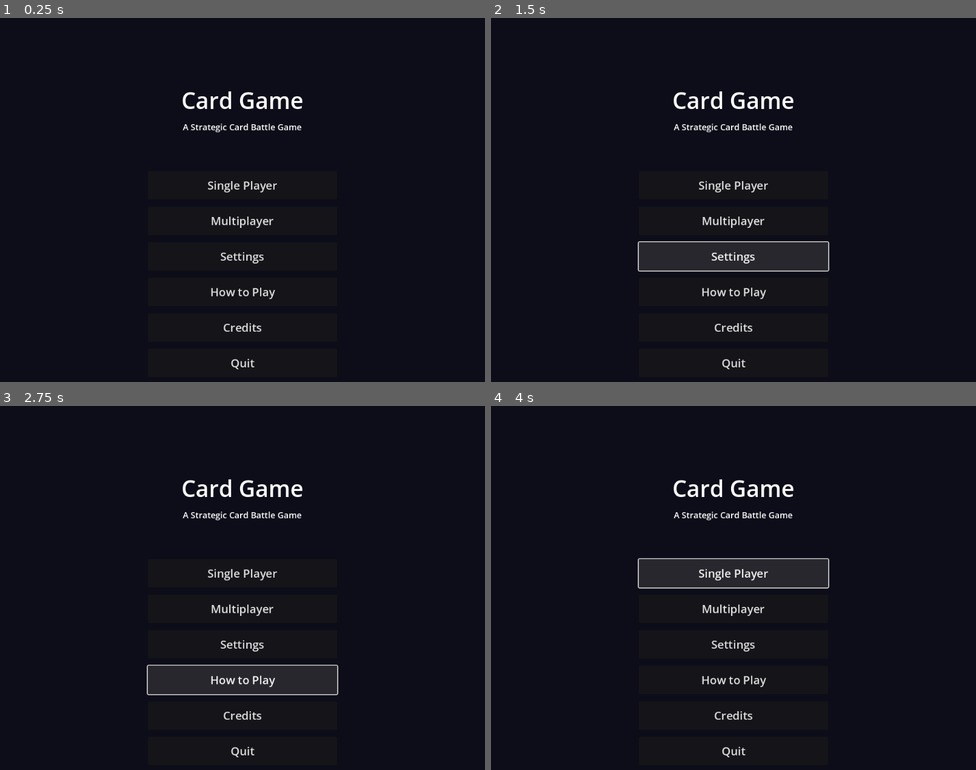
Above: before the commit, frames 1-4 (two rows, left to right).
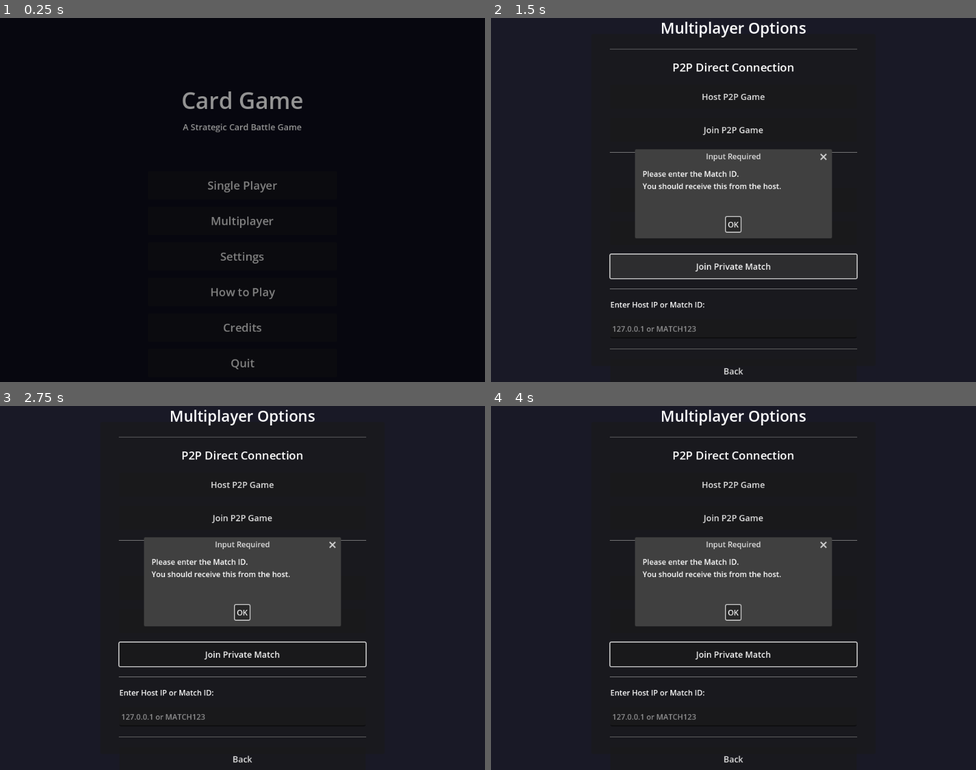
Above: after the commit, the same moments.

Repository: pcphantom/CardGameGD
Game: Godot game, scene res://scenes/ui/main_menu.tscn
Same seed, same stepped clock (60 frames per second), same inputs: the game is played once before the commit and once after it. Sound files missing from this copy of the repository are replaced by a short silence.
Inputs:
- Up to frame 1 (0.25 s): no input
- Up to frame 2 (1.5 s): click "Multiplayer" at 0.5 s; click "Settings" at 1.25 s
- Up to frame 3 (2.75 s): click "How to Play" at 2 s
- Up to frame 4 (4 s): click "Credits" at 2.75 s; click "Single Player" at 3.5 s

The runs differ from the first frame. In frame 1, 1.4% of the frame differs, in the area x 37-63%, y 20-97%; in frame 2, 15%, in the area x 24-76%, y 1-98%; in frame 3, 13%; in frame 4, 13%.
Error before the commit: Parse Error: Too few arguments for "add_peer()" call. Expected at least 2 but received 1. (res://scripts/network/webrtc_matchmaking.gd:243)
Error after the commit: Trying to assign value of type 'float' to a variable of type 'String'. (res://scripts/autoload/card_database.gd:132)

Commit message:
Fix all GodotOutput03 errors and add missing assets
Code fixes:
1. Fixed sound_manager function calls - replaced play_sound_by_enum() with play_sound()
   - Updated all calls across base_creature.gd, base_spell.gd, card_visual.gd,
     game_controller.gd, main_menu.gd, slot_visual.gd, and tutorial.gd
   - play_sound() correctly accepts SoundTypes.Sound enum values

2. Fixed p2p_connection.gd override warning
   - Renamed is_multiplayer_authority() to is_server_peer() to avoid
     conflict with Node's built-in method

3. Fixed webrtc_matchmaking.gd errors
   - Fixed add_peer() call to properly create WebRTCPeerConnection and pass
     it along with peer_id (line 243)
   - Added proper WebRTC offer/answer handling
   - Fixed is_connected() calls to use is_peer_connected() (lines 502, 513)

Assets added from source-ref:
- Copied all 35+ audio files from source-ref/Audio to assets/sounds/
- Copied 19 PNG images and 1 JPG from source-ref/images to assets/images/
- Copied font files (Arial, BellMT, Calisto) from source-ref/fonts to assets/fonts/
- Copied card pack text files to assets/images/

All errors from GodotOutput03.txt should now be resolved.

Diff:
--- a/CardGameGD/scripts/creatures/base_creature.gd
+++ b/CardGameGD/scripts/creatures/base_creature.gd
@@ -18,7 +18,7 @@
 func on_summoned() -> void:
 	# Play summon sound effect
 	if SoundManager:
-		SoundManager.play_sound_by_enum(SoundTypes.Sound.SUMMONED)
+		SoundManager.play_sound(SoundTypes.Sound.SUMMONED)
 
 	if game != null and game.has_method("log_message"):
 		var class_title: String = ""
@@ -127,7 +127,7 @@
 
 	# Play attack sound effect
 	if SoundManager:
-		SoundManager.play_sound_by_enum(SoundTypes.Sound.ATTACK)
+		SoundManager.play_sound(SoundTypes.Sound.ATTACK)
 
 	var opponent_cards: Array = []
 	if opponent != null and opponent.has_method("get_slot_cards"):
@@ -241,7 +241,7 @@
 func on_dying() -> void:
 	# Play death sound effect
 	if SoundManager:
-		SoundManager.play_sound_by_enum(SoundTypes.Sound.NEGATIVE_EFFECT)
+		SoundManager.play_sound(SoundTypes.Sound.NEGATIVE_EFFECT)
 
 	var nl: int = slot_index - 1
 	var nr: int = slot_index + 1
--- a/CardGameGD/scripts/game_controller.gd
+++ b/CardGameGD/scripts/game_controller.gd
@@ -386,7 +386,7 @@
 
 	# Play summon drop sound
 	if SoundManager:
-		SoundManager.play_sound_by_enum(SoundTypes.Sound.SUMMON_DROP)
+		SoundManager.play_sound(SoundTypes.Sound.SUMMON_DROP)
 
 	# Remove card from hand
 	player_visual.remove_card_from_hand(selected_card)
@@ -722,7 +722,7 @@
 
 	# Play damage sound
 	if SoundManager:
-		SoundManager.play_sound_by_enum(SoundTypes.Sound.NEGATIVE_EFFECT)
+		SoundManager.play_sound(SoundTypes.Sound.NEGATIVE_EFFECT)
 
 	# Log
 	log_panel.add_with_color("%s attacks for %d damage!" % [attacker.get_name(), attack_value], LogPanel.COLOR_DAMAGE)
@@ -1154,7 +1154,7 @@
 		winner_label.text = "You win!"
 		# Play victory sound
 		if SoundManager:
-			SoundManager.play_sound_by_enum(SoundTypes.Sound.GAMEOVER)
+			SoundManager.play_sound(SoundTypes.Sound.GAMEOVER)
 		# Spawn confetti particles
 		_spawn_confetti()
 	else:
--- a/CardGameGD/scripts/network/p2p_connection.gd
+++ b/CardGameGD/scripts/network/p2p_connection.gd
@@ -156,8 +156,8 @@
 func get_remote_peer_id() -> int:
 	return remote_player_id
 
-# Check if this peer is the multiplayer authority
-func is_multiplayer_authority() -> bool:
+# Check if this peer is the multiplayer server/authority
+func is_server_peer() -> bool:
 	return multiplayer.is_server()
 
 # Disconnect from current game
--- a/CardGameGD/scripts/network/webrtc_matchmaking.gd
+++ b/CardGameGD/scripts/network/webrtc_matchmaking.gd
@@ -239,12 +239,27 @@
 		push_error("WebRTCMatchmaking: Invalid offer data")
 		return
 
-	# Add peer with offer
-	var err: Error = webrtc_peer.add_peer(peer_id)
+	# Create and configure peer connection
+	var peer_connection: WebRTCPeerConnection = WebRTCPeerConnection.new()
+	peer_connection.initialize({"iceServers": ICE_SERVERS})
+
+	# Set remote description (the offer)
+	peer_connection.set_remote_description("offer", sdp)
+
+	# Add peer to multiplayer peer
+	var err: Error = webrtc_peer.add_peer(peer_connection, peer_id)
 
 	if err != OK:
 		push_error("WebRTCMatchmaking: Failed to add peer. Error: %d" % err)
 		return
+
+	# Create answer
+	var answer_dict: Dictionary = await peer_connection.create_answer()
+	if answer_dict.has("error"):
+		push_error("WebRTCMatchmaking: Failed to create answer: %s" % answer_dict.get("error"))
+		return
+
+	peer_connection.set_local_description("answer", answer_dict.get("sdp", ""))
 
 	# Send answer back via signaling server
 	_send_signaling_message("answer", {
@@ -499,7 +514,7 @@
 		"match_id": match_id,
 		"is_host": is_host,
 		"local_player_id": local_player_id,
-		"is_connected": is_connected(),
+		"is_connected": is_peer_connected(),
 		"connection_status": get_connection_status(),
 		"signaling_connected": is_connected_to_signaling
 	}
@@ -510,7 +525,7 @@
 	print("Match ID: %s" % match_id)
 	print("Is Host: %s" % str(is_host))
 	print("Local Player ID: %s" % local_player_id)
-	print("Is Connected: %s" % str(is_connected()))
+	print("Is Connected: %s" % str(is_peer_connected()))
 	print("Connection Status: %s" % get_connection_status())
 	print("Signaling Connected: %s" % str(is_connected_to_signaling))
 	print("=====================================")
--- a/CardGameGD/scripts/spells/base_spell.gd
+++ b/CardGameGD/scripts/spells/base_spell.gd
@@ -83,7 +83,7 @@
 			# Note: play_spell_sound_by_class returns void, fallback handled internally
 		else:
 			# No class name, use generic magic sound
-			SoundManager.play_sound_by_enum(SoundTypes.Sound.MAGIC)
+			SoundManager.play_sound(SoundTypes.Sound.MAGIC)
 
 	if game != null and game.has_method("play_spell_sound"):
 		game.play_spell_sound(self)
--- a/CardGameGD/scripts/ui/card_visual.gd
+++ b/CardGameGD/scripts/ui/card_visual.gd
@@ -465,7 +465,7 @@
 func play_damage_animation(damage: int) -> void:
 	# Play damage sound
 	if SoundManager:
-		SoundManager.play_sound_by_enum(SoundTypes.Sound.NEGATIVE_EFFECT)
+		SoundManager.play_sound(SoundTypes.Sound.NEGATIVE_EFFECT)
 
 	# Flash red
 	var tween := create_tween()
@@ -489,7 +489,7 @@
 func play_heal_animation(heal_amount: int) -> void:
 	# Play heal sound
 	if SoundManager:
-		SoundManager.play_sound_by_enum(SoundTypes.Sound.POSITIVE_EFFECT)
+		SoundManager.play_sound(SoundTypes.Sound.POSITIVE_EFFECT)
 
 	# Flash green
 	var tween := create_tween()
@@ -524,7 +524,7 @@
 func play_death_animation() -> void:
 	# Play death sound
 	if SoundManager:
-		SoundManager.play_sound_by_enum(SoundTypes.Sound.DEATH)
+		SoundManager.play_sound(SoundTypes.Sound.DEATH)
 
 	var tween := create_tween()
 	tween.set_parallel(true)
--- a/CardGameGD/scripts/ui/main_menu.gd
+++ b/CardGameGD/scripts/ui/main_menu.gd
@@ -96,7 +96,7 @@
 
 	# Play button sound
 	if SoundManager:
-		SoundManager.play_sound_by_enum(SoundTypes.Sound.POSITIVE_EFFECT)
+		SoundManager.play_sound(SoundTypes.Sound.POSITIVE_EFFECT)
 
 	# Disable all buttons
 	_disable_all_buttons()
@@ -114,7 +114,7 @@
 
 	# Play button sound
 	if SoundManager:
-		SoundManager.play_sound_by_enum(SoundTypes.Sound.POSITIVE_EFFECT)
+		SoundManager.play_sound(SoundTypes.Sound.POSITIVE_EFFECT)
 
 	# Show multiplayer menu
 	_show_multiplayer_menu()
@@ -128,7 +128,7 @@
 
 	# Play button sound
 	if SoundManager:
-		SoundManager.play_sound_by_enum(SoundTypes.Sound.POSITIVE_EFFECT)
+		SoundManager.play_sound(SoundTypes.Sound.POSITIVE_EFFECT)
 
 	# Show settings menu
 	_show_settings_menu()
@@ -142,7 +142,7 @@
 
 	# Play button sound
 	if SoundManager:
-		SoundManager.play_sound_by_enum(SoundTypes.Sound.POSITIVE_EFFECT)
+		SoundManager.play_sound(SoundTypes.Sound.POSITIVE_EFFECT)
 
 	# Show tutorial/instructions
 	_show_how_to_play()
@@ -156,7 +156,7 @@
 
 	# Play button sound
 	if SoundManager:
-		SoundManager.play_sound_by_enum(SoundTypes.Sound.POSITIVE_EFFECT)
+		SoundManager.play_sound(SoundTypes.Sound.POSITIVE_EFFECT)
 
 	# Show credits screen
 	_show_credits()
@@ -170,7 +170,7 @@
 
 	# Play button sound
 	if SoundManager:
-		SoundManager.play_sound_by_enum(SoundTypes.Sound.NEGATIVE_EFFECT)
+		SoundManager.play_sound(SoundTypes.Sound.NEGATIVE_EFFECT)
 
 	# Show quit confirmation
 	_show_quit_confirmation()
--- a/CardGameGD/scripts/ui/slot_visual.gd
+++ b/CardGameGD/scripts/ui/slot_visual.gd
@@ -262,7 +262,7 @@
 
 	# Play sound if available
 	if SoundManager:
-		SoundManager.play_sound_by_enum(SoundTypes.Sound.SUMMON_DROP)
+		SoundManager.play_sound(SoundTypes.Sound.SUMMON_DROP)
 
 func get_creature() -> BaseCreature:
 	"""Get the creature instance from the card in this slot."""
--- a/CardGameGD/scripts/ui/tutorial.gd
+++ b/CardGameGD/scripts/ui/tutorial.gd
@@ -148,12 +148,12 @@
 func _play_page_turn_sound() -> void:
 	"""Play sound effect for page navigation."""
 	if SoundManager:
-		SoundManager.play_sound_by_enum(SoundTypes.Sound.CLICK)
+		SoundManager.play_sound(SoundTypes.Sound.CLICK)
 
 func _play_close_sound() -> void:
 	"""Play sound effect for closing tutorial."""
 	if SoundManager:
-		SoundManager.play_sound_by_enum(SoundTypes.Sound.CLICK)
+		SoundManager.play_sound(SoundTypes.Sound.CLICK)
 
 func _input(event: InputEvent) -> void:
 	"""Handle keyboard shortcuts."""
Not shown, added: CardGameGD/assets/fonts/Arial_12.fnt.import
Not shown, added: CardGameGD/assets/fonts/Arial_12.png.import
Not shown, added: CardGameGD/assets/fonts/BellMT_16.fnt
Not shown, added: CardGameGD/assets/fonts/BellMT_16.fnt.import
Binary file added: CardGameGD/assets/fonts/BellMT_16.png
Not shown, added: CardGameGD/assets/fonts/BellMT_16.png.import
Not shown, added: CardGameGD/assets/fonts/BellMT_24.fnt
Not shown, added: CardGameGD/assets/fonts/BellMT_24.fnt.import
Binary file added: CardGameGD/assets/fonts/BellMT_24.png
Not shown, added: CardGameGD/assets/fonts/BellMT_24.png.import
Not shown, added: CardGameGD/assets/fonts/Calisto_18.fnt
Not shown, added: CardGameGD/assets/fonts/Calisto_18.fnt.import
(and 129 more such lines)
